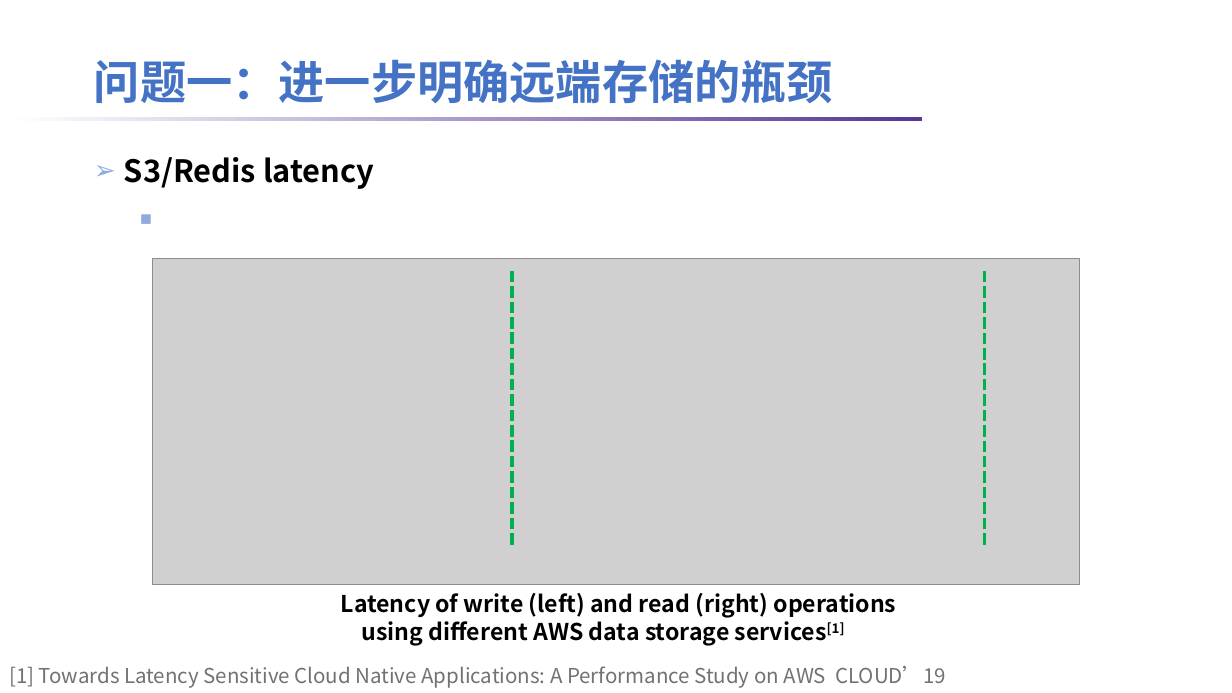
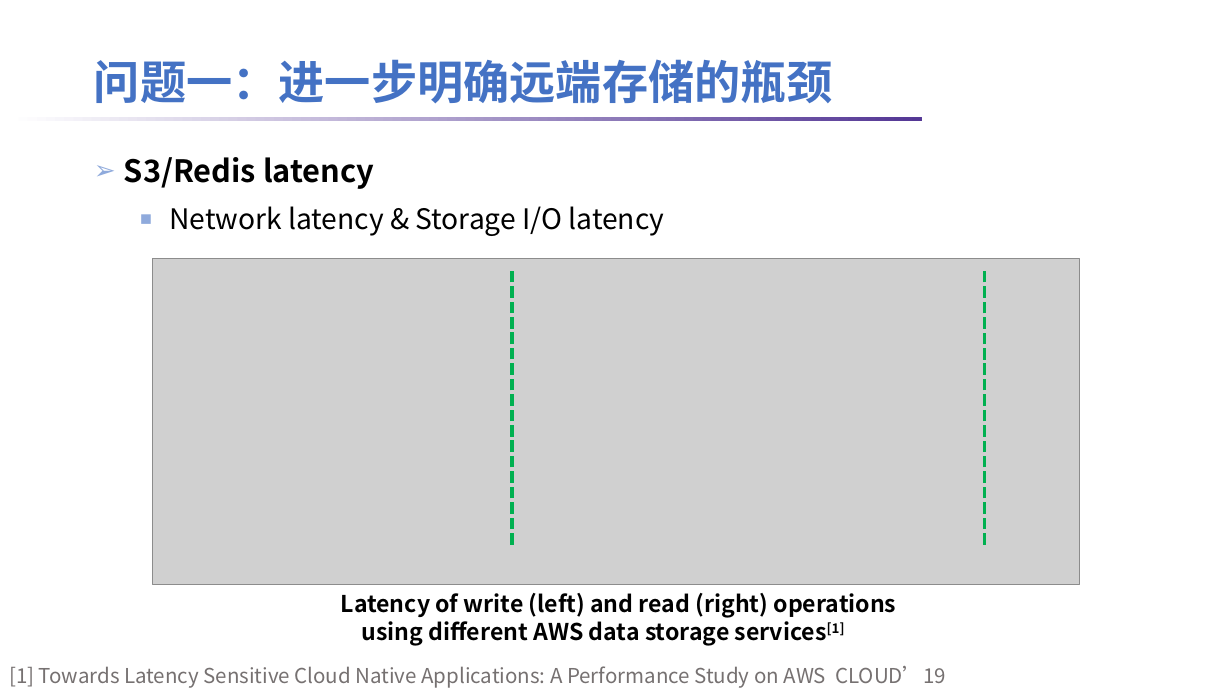
Before and after one commit to lt2000/ADSL, a slide deck: slide 11 of meeting/数据分析应用的数据特征.pptx. Drawn at 1232x693 pixels with LibreOffice and Linux fonts; fonts in the diff are those of the drawing; grey boxes stand for pictures; background and template pictures are left out. Boxes give left, top, right and bottom in pixels: in the first picture for what was removed or moved away, otherwise in the second. Text is boxed around its words. In the diff, an @@ line names an element or a change of style, - is before the commit and + after.

Commit message:
update PPT

```diff
--- a/meeting/数据分析应用的数据特征.pptx
+++ b/meeting/数据分析应用的数据特征.pptx
@@ text at [170,206,665,236]: paragraph added @@
+  ■ Network latency & Storage I/O latency
```
Also in this commit, not shown: 1 other slide changed.
